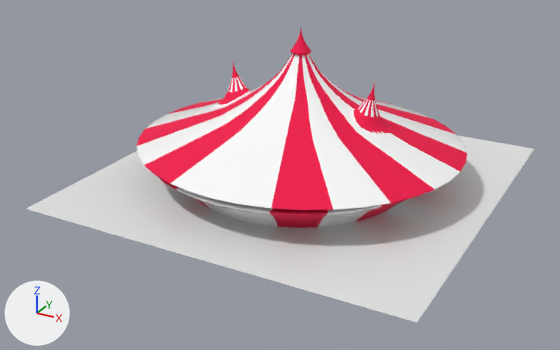
The FBX model _Graphics/_Meshes/Circo.FBX as it was, and as the next commit left it.
Camera for both pictures: a camera (50 mm lens) standing at (109.7, -214.9, 106.1) and looking at (-2.1, -11.6, 4.5). Every picture has the same lights, and +X, +Y and +Z are marked at lower left. Where no turn or scale is listed for an object, it has been applied to the vertices.
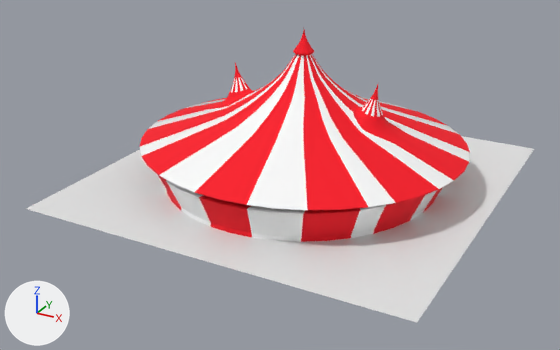
Where the newer file only moved an object's origin or applied its transform, the numbers keep the older frame.

Edits to the scene script, one JSON object a line:
```json
{"op": "set", "path": "mat_material__48.base_color", "old": "(0.882, 0.0, 0.0627)", "new": "(0.969, 0.0, 0.0118)", "note": "pink #f10047 -> red #fb001c"}
{"op": "add", "block": "me_mesh_137_1", "code": ["me_mesh_137_1 = bpy.data.meshes.new('Mesh.137')", "me_mesh_137_1.from_pydata(...)  # 2582 vertices, 2554 faces; spans x -54.6..54.6, y -51.5..52.0, z -0.1..50.9", "# faces by material slot: [696, 1858]", "me_mesh_137_1.materials.append(mat_material__67)  # white #ffffff", "me_mesh_137_1.materials.append(mat_material__48)  # red #fb001c"]}
{"op": "remove", "block": "ob_plane007", "code": ["ob_plane007 = bpy.data.objects.new('Plane007', me_mesh_153)", "ob_plane007.location = (-0.9, 0.0, 0.0)"]}
{"op": "add", "block": "ob_carpa_circo", "code": ["ob_carpa_circo = bpy.data.objects.new('Carpa-circo', me_mesh_137_1)", "ob_carpa_circo.location = (0.0, 0.0, 0.0)"]}
```

Where the change shows, as pixel boxes [x1, y1, x2, y2] in the pictures (560 x 350 px):
```json
{"object": "Carpa-circo", "change": "added", "after": [139, 30, 470, 242], "faces in mat_material__48 (red #fb001c)": [139, 30, 470, 242], "faces in mat_material__67 (white #ffffff)": [139, 55, 470, 242]}
{"object": "Plane007", "change": "deleted", "before": [136, 30, 467, 228], "faces in mat_material__67 (white #ffffff)": [136, 54, 467, 227], "faces in mat_material__48 (pink #f10047)": [137, 30, 467, 228]}
```
